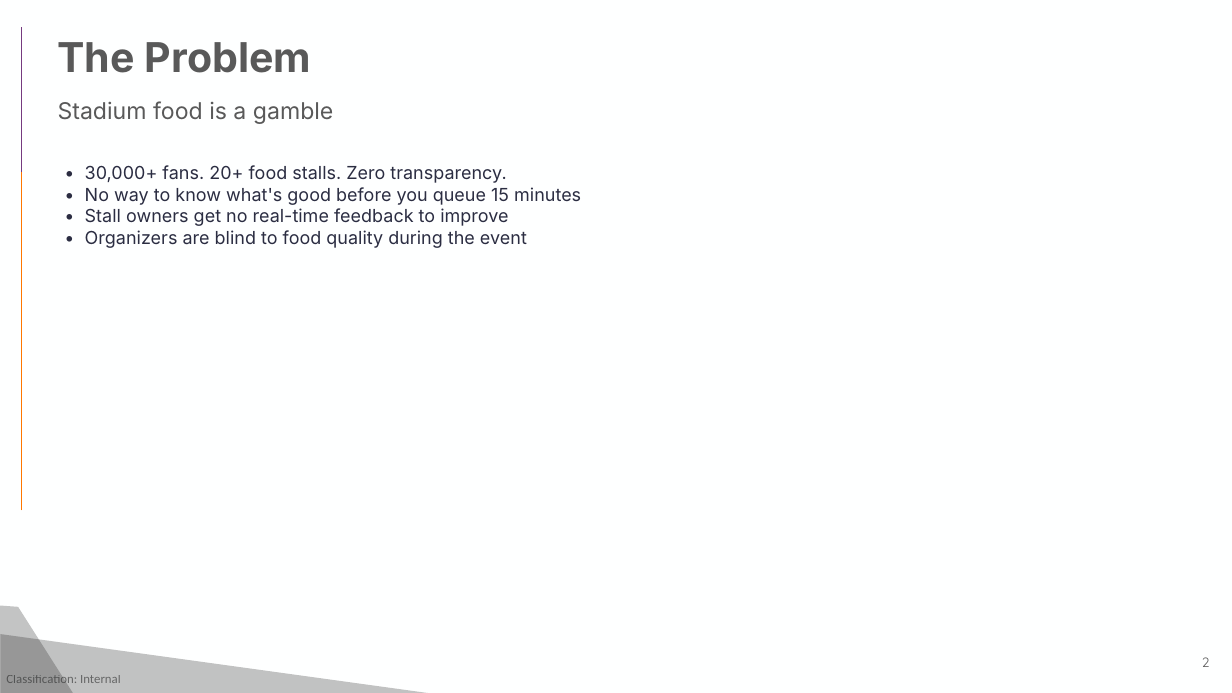
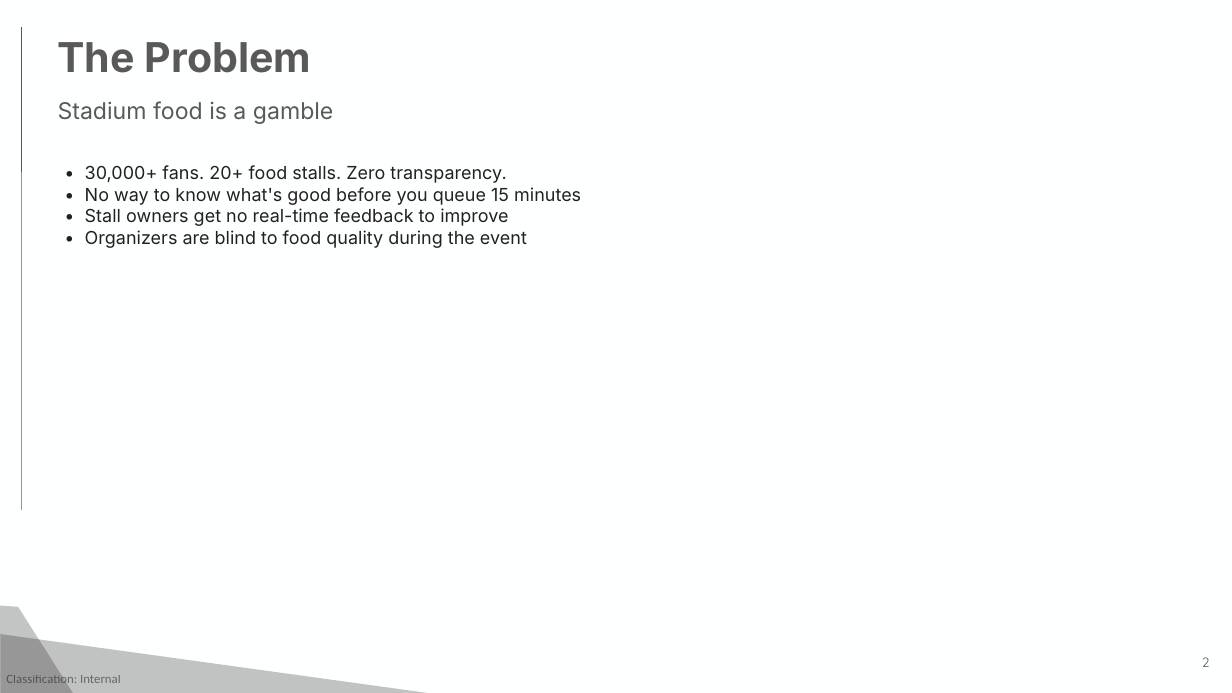
Before and after one commit to anujkarn002/BWAI-APL-DELHI, a slide deck: slide 2 of docs/stadiumbite-deck.pptx. Drawn at 1232x693 pixels with LibreOffice and Linux fonts; fonts in the diff are those of the drawing; background and template pictures are left out. Boxes give left, top, right and bottom in pixels: in the first picture for what was removed or moved away, otherwise in the second. Text is boxed around its words. In the diff, an @@ line names an element or a change of style, - is before the commit and + after.

```diff
--- a/docs/stadiumbite-deck.pptx
+++ b/docs/stadiumbite-deck.pptx
@@ text "• 30,000+ fans. 20+ food ..." at <box>85,165,581,248</box>: text colour #2B2D42 to #212121 @@
```
Also in this commit, not shown: 6 other slides changed, 5 slides added, 1 slide removed, 3 other files.
